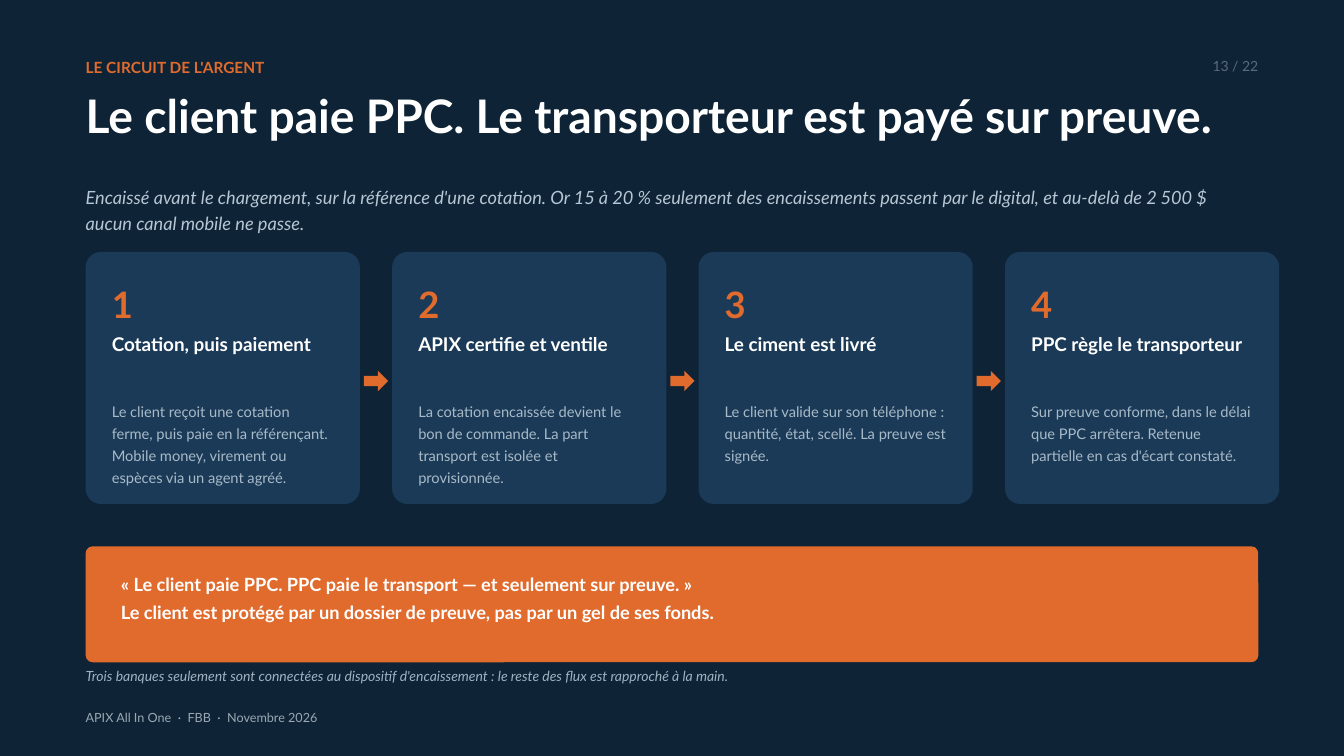
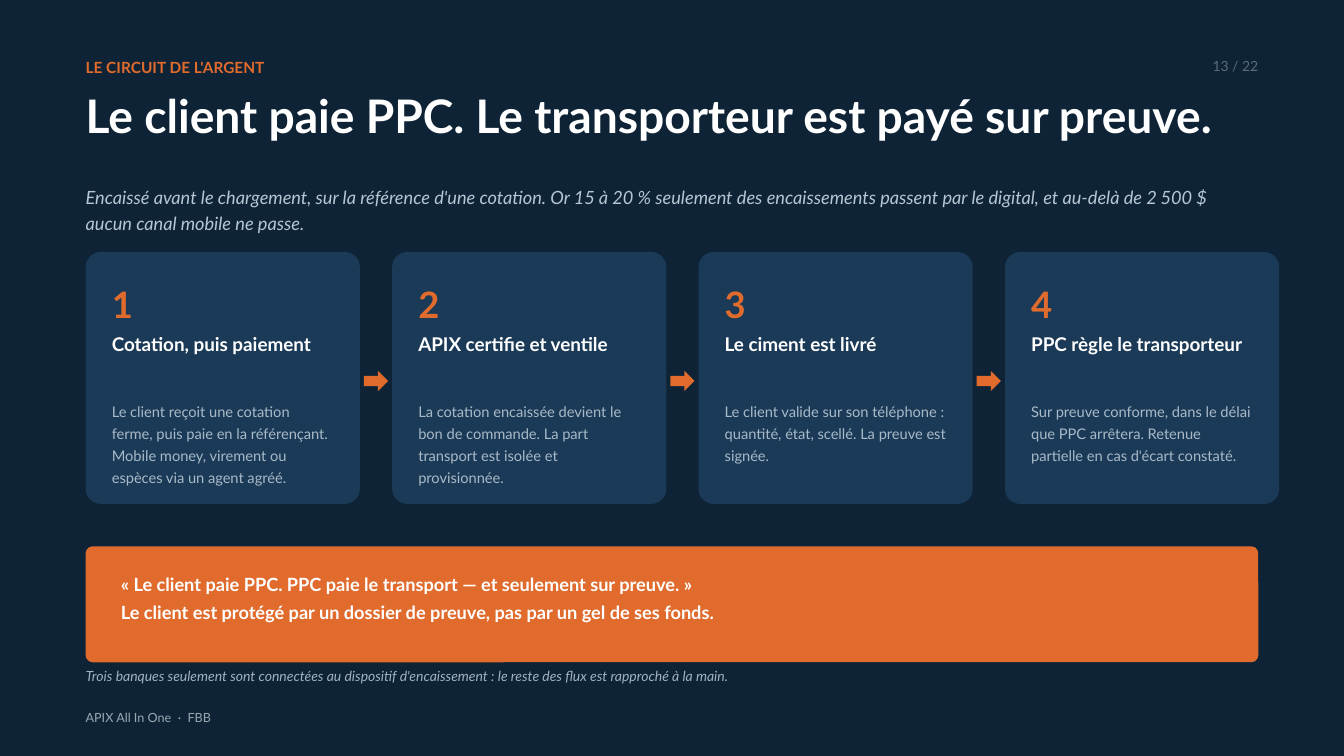
Before and after one commit to dilevembamu12/fbb-ppc-apix, a slide deck: slide 13 of dist/pptx/APIX-All-In-One-Presentation-PPC.pptx. Drawn at 1344x756 pixels with LibreOffice and Linux fonts; fonts in the diff are those of the drawing. Boxes give left, top, right and bottom in pixels: in the first picture for what was removed or moved away, otherwise in the second. Text is boxed around its words. In the diff, an @@ line names an element or a change of style, - is before the commit and + after.

```diff
--- a/dist/pptx/APIX-All-In-One-Presentation-PPC.pptx
+++ b/dist/pptx/APIX-All-In-One-Presentation-PPC.pptx
@@ text at (86, 713, 211, 722): text changed @@
-APIX All In One · FBB · Novembre 2026
+APIX All In One · FBB
```
Also in this commit, not shown: 20 other slides changed, 29 other files.
